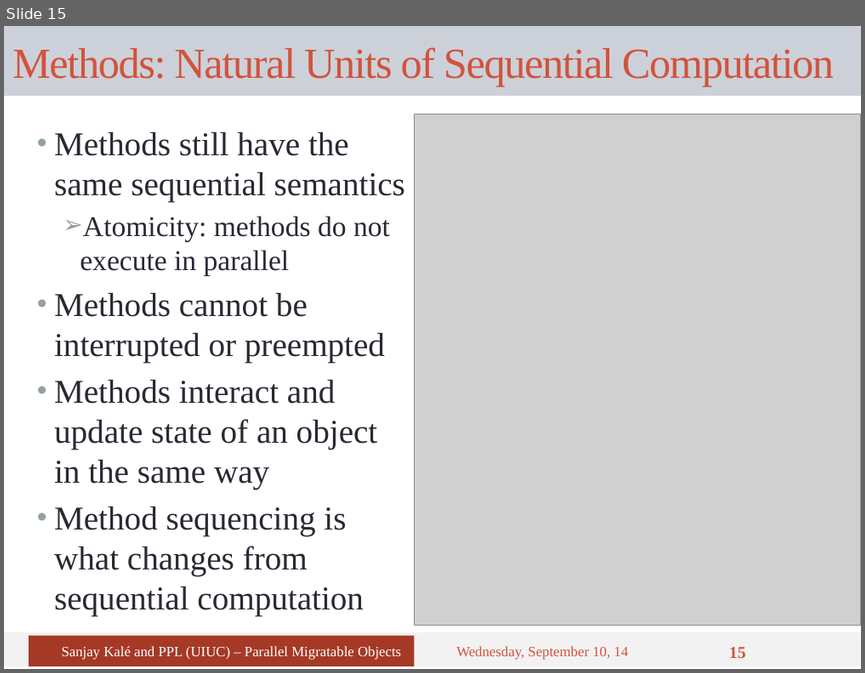
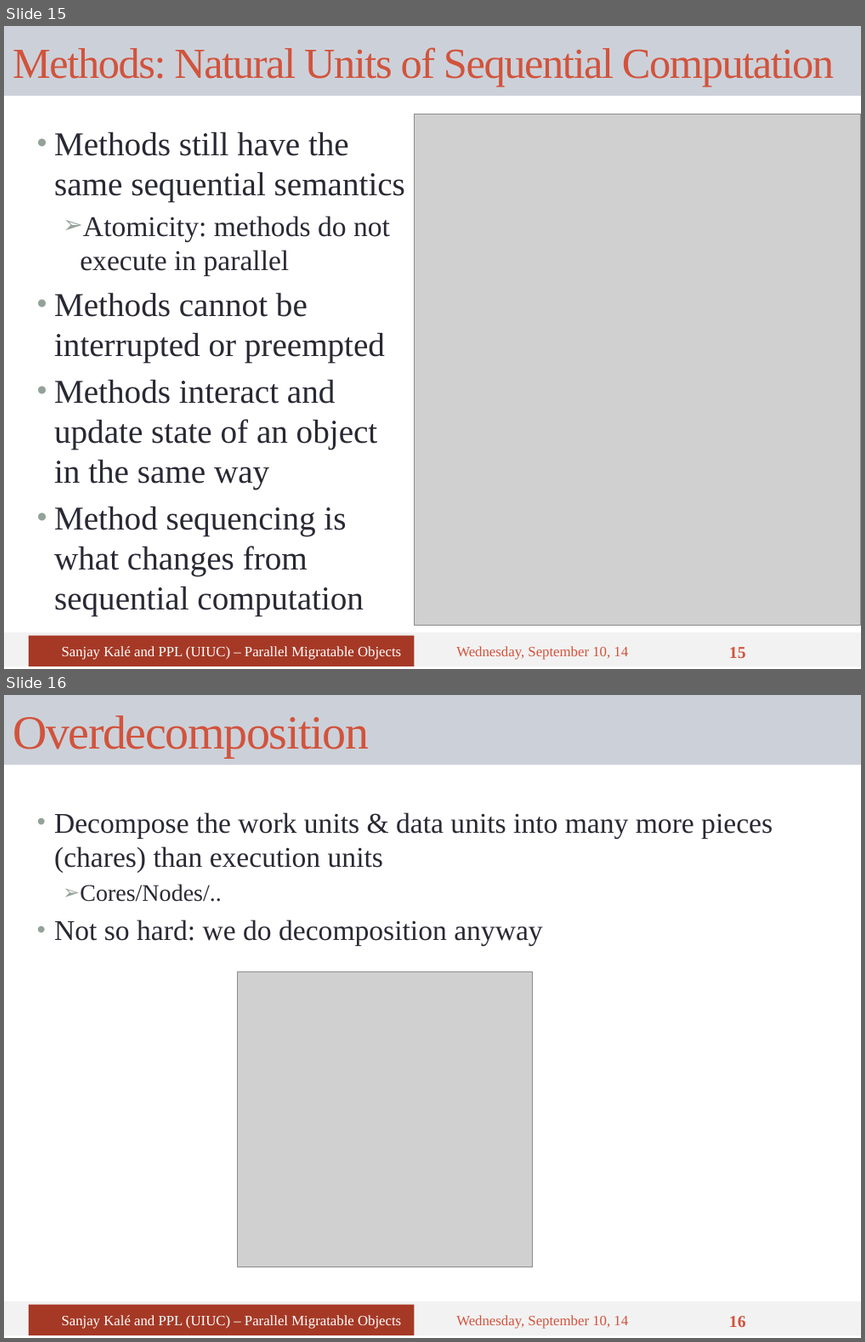
Before and after one commit to UIUC-PPL/charm_tutorial, a slide deck: tutorial-01-intro.pptx. Shown one above the other, each under a label of ours: slide 15 before the commit, slides 15 and 16 after it. The pictures are 865x673 and 865x1342 pixels, drawn with LibreOffice and Linux fonts; fonts in the diff are those of the drawing; grey boxes stand for pictures. Boxes give left, top, right and bottom in pixels: in the first picture for what was removed or moved away, otherwise in the second. Text is boxed around its words. In the diff, an @@ line names an element or a change of style, - is before the commit and + after.

```diff
--- a/tutorial-01-intro.pptx
+++ b/tutorial-01-intro.pptx
@@ slide 16 added at (4, 695, 861, 1338), background #FFFFFF; not listed: 1 template element that a slide beside it also shows @@
@@ title added at (4, 695, 861, 765), fill #CCD1D9, 40 pt, text #D2533C @@
+Overdecomposition
@@ text added at (54, 812, 772, 946), 24 pt, text #292934 @@
+• Decompose the work units & data units into many more pieces (chares) than execution units
+  ➢ Cores/Nodes/..
+• Not so hard: we do decomposition anyway
@@ picture added at (237, 972, 533, 1267) @@
@@ rectangle added at (29, 1304, 415, 1335), fill #A53926, 12 pt, text #FFFFFF @@
+Sanjay Kalé and PPL (UIUC) – Parallel Migratable Objects
@@ text added at (456, 1315, 628, 1328), 12 pt, text #D2533C @@
+Wednesday, September 10, 14
@@ page number added at (729, 1315, 746, 1327), 14 pt, text #D2533C, bold @@
+16
```
Also in this commit, not shown: 6 slides changed, 5 other slides added.
